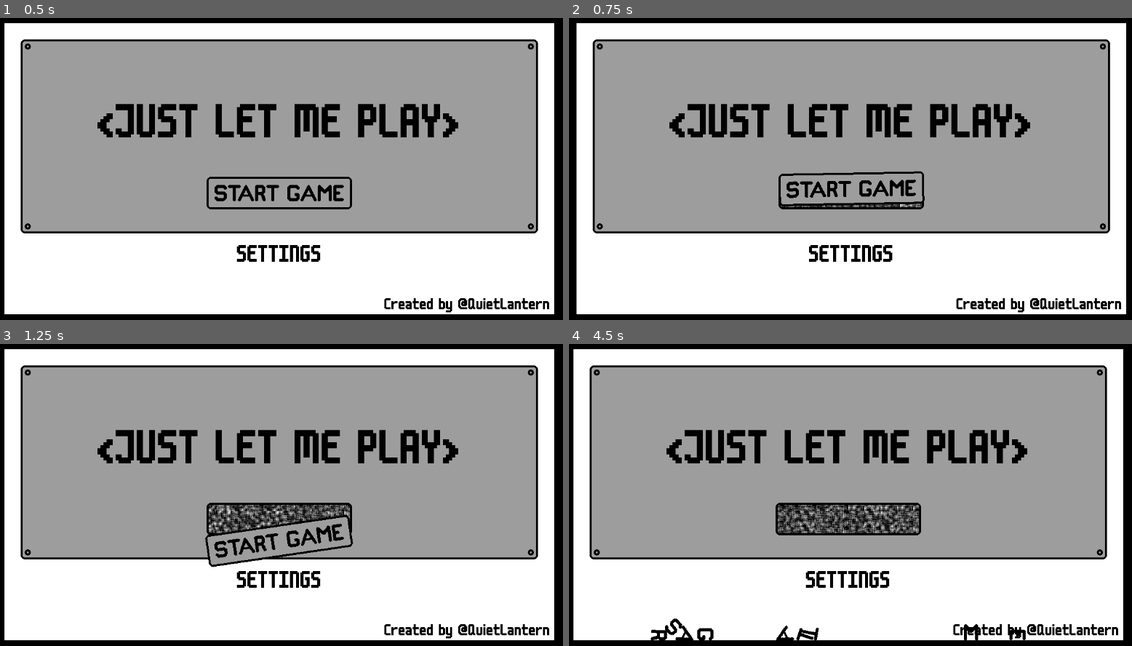
Above: before the commit, frames 1-4 (two rows, left to right).
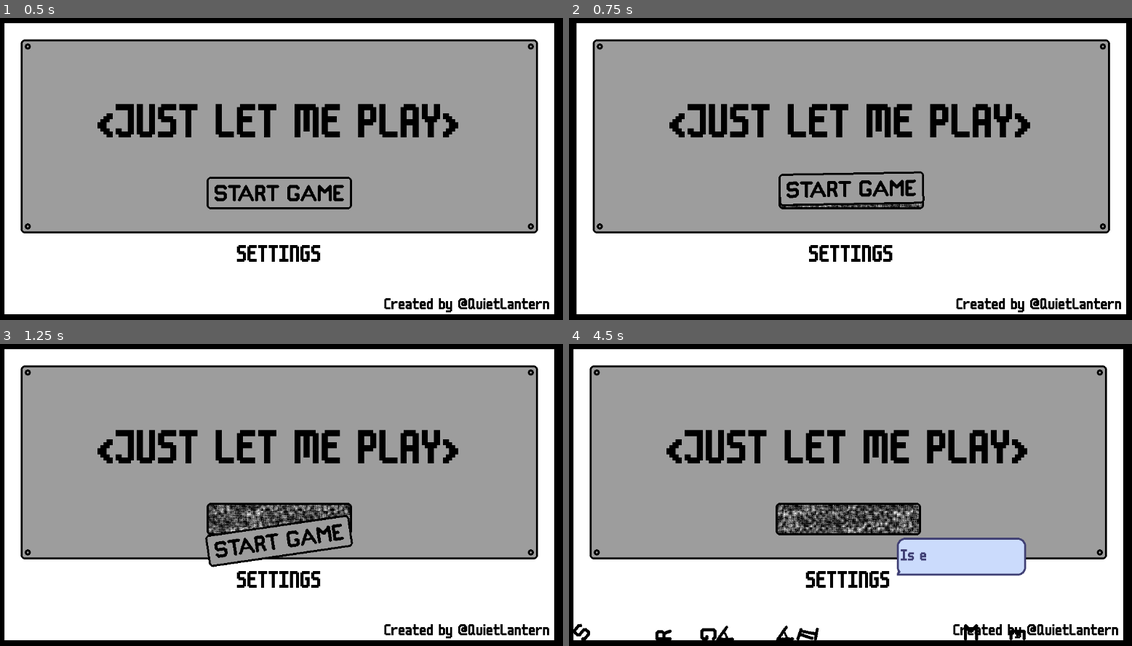
Above: after the commit, the same moments.

Repository: conor-wilson/secret-sapphire
Game: Godot game, scene res://scenes/main.tscn
Two runs of this game, one before a commit and one after it. Both use one fixed random seed, a clock stepped at 60 frames per second and the inputs below.
Inputs (mouse positions are in pixels of both pictures, inside the frame that each line leads up to):
- Up to frame 1 (0.5 s): no input
- Up to frame 2 (0.75 s): tap Enter at 0.5 s; move the mouse to (850, 193) at 0.52 s; hold Space (advance_dialogue, bound only after the commit) from 0.53 s (still down); click (850, 193) at 0.67 s
- Up to frame 3 (1.25 s): keep holding Space (advance_dialogue, bound only after the commit)
- Up to frame 4 (4.5 s): move the mouse to (732, 513) at 1.27 s; release Space (advance_dialogue, bound only after the commit) at 1.28 s; click (732, 513) at 1.35 s; tap Space (advance_dialogue, bound only after the commit) at 1.55, 2.85, 4.35 s; move the mouse to (906, 425) at 2.02 s; hold Space (advance_dialogue, bound only after the commit) 2.03-2.78 s; click (906, 425) at 2.17 s; move the mouse to (816, 561) at 2.77 s; click (816, 561) at 2.92 s; move the mouse to (1025, 546) at 3.52 s; hold Space (advance_dialogue, bound only after the commit) 3.53-4.28 s; click (1025, 546) at 3.6 s; move the mouse to (675, 446) at 4.27 s; click (675, 446) at 4.42 s

Frame 1 is identical in both runs. In frame 2, 0.1% of the frame differs, in the area x 38-63%, y 61-63%; in frame 3, 0.9%; in frame 4, 4.7%, in the area x 0-82%, y 53-99%.

Commit message:
Initialised poc of initial dialogue sequence in main menu

Diff:
--- a/let-me-play/project.godot
+++ b/let-me-play/project.godot
@@ -15,6 +15,10 @@
 config/features=PackedStringArray("4.3", "Forward Plus")
 config/icon="res://icon.svg"
 
+[autoload]
+
+DialogueManager="*res://singletons/dialogue_manager.gd"
+
 [display]
 
 window/stretch/mode="viewport"
@@ -31,6 +35,11 @@
 "events": [Object(InputEventKey,"resource_local_to_scene":false,"resource_name":"","device":-1,"window_id":0,"alt_press …(192 unchanged characters)…
 ]
 }
+advance_dialogue={
+"deadzone": 0.5,
+"events": [Object(InputEventKey,"resource_local_to_scene":false,"resource_name":"","device":-1,"window_id":0,"alt_pressed":false,"shift_pressed":false,"ctrl_pressed":false,"meta_pressed":false,"pressed":false,"keycode":0,"physical_keycode":32,"key_label":0,"unicode":32,"location":0,"echo":false,"script":null)
+]
+}
 
 [layer_names]
 
--- a/let-me-play/scenes/main.tscn
+++ b/let-me-play/scenes/main.tscn
@@ -1,8 +1,9 @@
-[gd_scene load_steps=4 format=3 uid="uid://drpjvxm3qjcl7"]
+[gd_scene load_steps=5 format=3 uid="uid://drpjvxm3qjcl7"]
 
 [ext_resource type="Script" path="res://scenes/main.gd" id="1_lvo15"]
 [ext_resource type="PackedScene" uid="uid://5ctllddc4obb" path="res://scenes/main_menu.tscn" id="1_mw4j5"]
 [ext_resource type="PackedScene" uid="uid://cfjp23jay1xyw" path="res://scenes/settings_menu.tscn" id="3_vdc1c"]
+[ext_resource type="PackedScene" uid="uid://dn8q4o2sgxa7y" path="res://scenes/letter.tscn" id="4_g25q0"]
 
 [node name="Main" type="Node"]
 script = ExtResource("1_lvo15")
@@ -22,6 +23,8 @@
 [node name="SettingsCamera" type="Camera2D" parent="Cameras"]
 position = Vector2(1728, 324)
 
+[node name="Letter" parent="." instance=ExtResource("4_g25q0")]
+
 [connection signal="settings_button" from="Menus/MainMenu" to="." method="_on_main_menu_settings_button"]
 [connection signal="shake_screen" from="Menus/MainMenu" to="." method="_on_main_menu_shake_screen"]
 [connection signal="back_button" from="Menus/SettingsMenu" to="." method="_on_settings_menu_back_button"]
--- a/let-me-play/scenes/main_menu.gd
+++ b/let-me-play/scenes/main_menu.gd
@@ -9,6 +9,14 @@
 	for letter in $Letters.get_children():
 		letter.spawn()
 
+	# TODO: The below is just a proof of concept. Fix it into something more dynamic and reusable.
+	await get_tree().create_timer(1.5).timeout
+	var lines: Array[String] = [
+		"What was that??",
+		"Is everything ok out there?"
+	]
+	DialogueManager.start_dialogue($SettingsButton.global_position + Vector2(320, 40), lines)
+
 func _on_start_button_click() -> void:
 	shake_screen.emit(10, 5.0)
 
